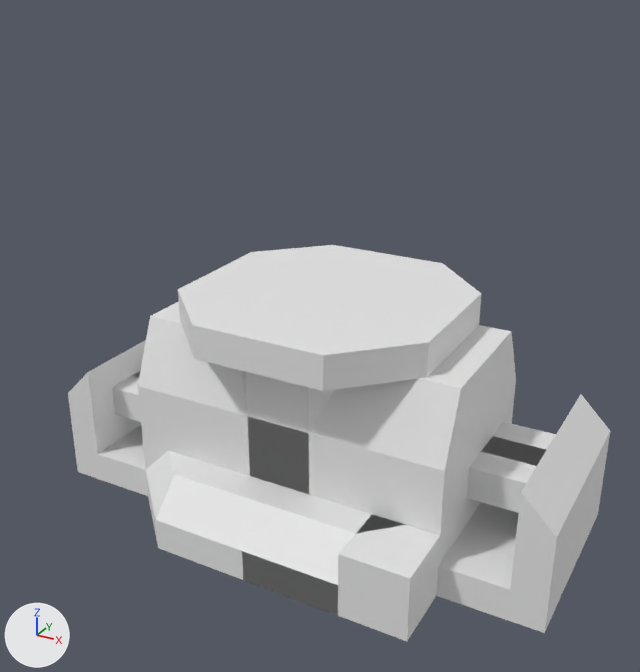
The Blender file assets/eln/model/PowerElectricPrimitives/PowerElectricPrimitives.blend, before and after one commit.
Before and after are seen from a 50 mm camera at (0.724, -1.349, 0.519) aimed at (0.005, -0.041, -0.135). Lighting does not change. The marker at lower left points along +X, +Y and +Z.

Objects in the first picture: 'Base', 'CapacitorCables', 'InductorBaseExtention', 'InductorCables', 'InductorCore', 'ResistorBaseExtention', 'ResistorCore'.
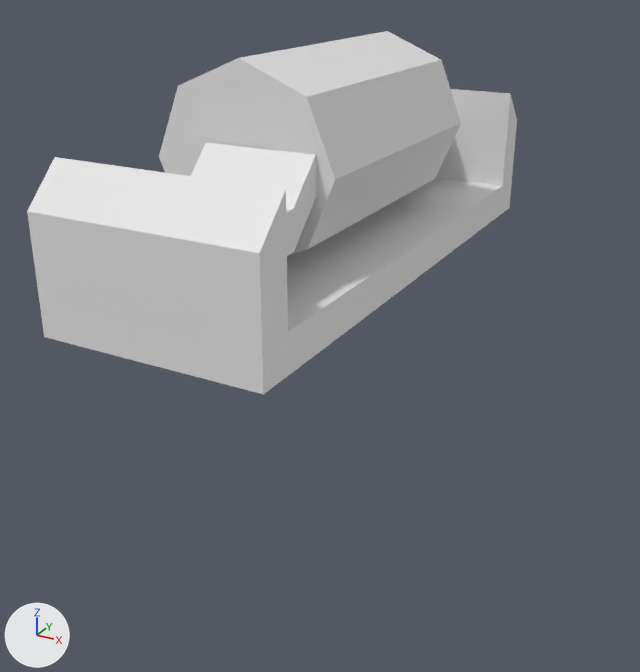
Where the change shows, as pixel boxes (x1, y1, x2, y2) in the pictures (640 x 672 px):
```json
{"object": "Base", "change": "moved, turned", "before": [68, 340, 610, 633], "after": [27, 89, 517, 395]}
{"object": "InductorCore", "change": "hidden", "before": [146, 245, 481, 585]}
{"object": "ResistorCore", "change": "hidden", "before": [138, 301, 516, 611]}
{"object": "CapacitorCore", "change": "moved, turned", "after": [159, 31, 461, 254], "on screen": "not visible before"}
{"object": "InductorCables", "change": "moved, turned", "before": [112, 371, 556, 466], "after": [237, 150, 316, 256]}
{"object": "CapacitorCables", "change": "moved, turned", "before": [133, 375, 546, 513], "after": [191, 142, 276, 183]}
{"object": "ResistorBaseExtention", "change": "hidden", "before": [242, 551, 438, 641]}
{"object": "InductorBaseExtention", "change": "hidden", "before": [146, 475, 338, 615]}
```

Scene script edits in JSON lines:
```json
{"op": "set", "path": "ob_resistorcore.location", "old": "(0.0, 0.0, 0.0)", "new": "(-0.008, -0.008, 0.5)"}
{"op": "set", "path": "ob_resistorcore.rotation_euler", "old": "(0.0, 0.0, 0.0)", "new": "(0.0, 0.0, 1.571)", "note": "degrees (0, 0, 0) -> degrees (0, 0, 90)"}
{"op": "add", "block": "ob_resistorcore", "code": "ob_resistorcore.hide_viewport = True"}
{"op": "set", "path": "ob_resistorbaseextention.location", "old": "(0.0, 0.0, 0.0)", "new": "(-0.008, -0.008, 0.5)"}
{"op": "set", "path": "ob_resistorbaseextention.rotation_euler", "old": "(0.0, 0.0, 0.0)", "new": "(0.0, 0.0, 1.571)", "note": "degrees (0, 0, 0) -> degrees (0, 0, 90)"}
{"op": "add", "block": "ob_resistorbaseextention", "code": "ob_resistorbaseextention.hide_viewport = True"}
{"op": "set", "path": "ob_inductorcables.location", "old": "(0.0, -0.062, 0.0)", "new": "(0.055, -0.008, 0.5)"}
{"op": "set", "path": "ob_inductorcables.rotation_euler", "old": "(0.0, 0.0, 0.0)", "new": "(0.0, 0.0, 1.571)", "note": "degrees (0, 0, 0) -> degrees (0, 0, 90)"}
{"op": "set", "path": "ob_inductorcore.location", "old": "(0.0, 0.0, 0.062)", "new": "(-0.008, -0.008, 0.562)"}
{"op": "set", "path": "ob_inductorcore.rotation_euler", "old": "(0.0, 0.0, 0.0)", "new": "(0.0, 0.0, 1.571)", "note": "degrees (0, 0, 0) -> degrees (0, 0, 90)"}
{"op": "add", "block": "ob_inductorcore", "code": "ob_inductorcore.hide_viewport = True"}
{"op": "set", "path": "ob_inductorbaseextention.location", "old": "(0.0, 0.0, 0.0)", "new": "(-0.008, -0.008, 0.5)"}
{"op": "set", "path": "ob_inductorbaseextention.rotation_euler", "old": "(0.0, 0.0, 0.0)", "new": "(0.0, 0.0, 1.571)", "note": "degrees (0, 0, 0) -> degrees (0, 0, 90)"}
{"op": "add", "block": "ob_inductorbaseextention", "code": "ob_inductorbaseextention.hide_viewport = True"}
{"op": "set", "path": "ob_capacitorcables.location", "old": "(0.0, 0.0, 0.0)", "new": "(-0.008, -0.008, 0.5)"}
{"op": "set", "path": "ob_capacitorcables.rotation_euler", "old": "(0.0, 0.0, 0.0)", "new": "(0.0, 0.0, 1.571)", "note": "degrees (0, 0, 0) -> degrees (0, 0, 90)"}
{"op": "set", "path": "ob_base.location", "old": "(0.0, 0.0, 0.0)", "new": "(-0.008, -0.008, 0.5)"}
{"op": "set", "path": "ob_base.rotation_euler", "old": "(0.0, 0.0, 0.0)", "new": "(0.0, 0.0, 1.571)", "note": "degrees (0, 0, 0) -> degrees (0, 0, 90)"}
{"op": "set", "path": "ob_capacitorcore.location", "old": "(0.0, 0.0, -0.438)", "new": "(-0.008, -0.008, 0.062)"}
{"op": "set", "path": "ob_capacitorcore.rotation_euler", "old": "(0.0, 0.0, 0.0)", "new": "(0.0, 0.0, 1.571)", "note": "degrees (0, 0, 0) -> degrees (0, 0, 90)"}
```
